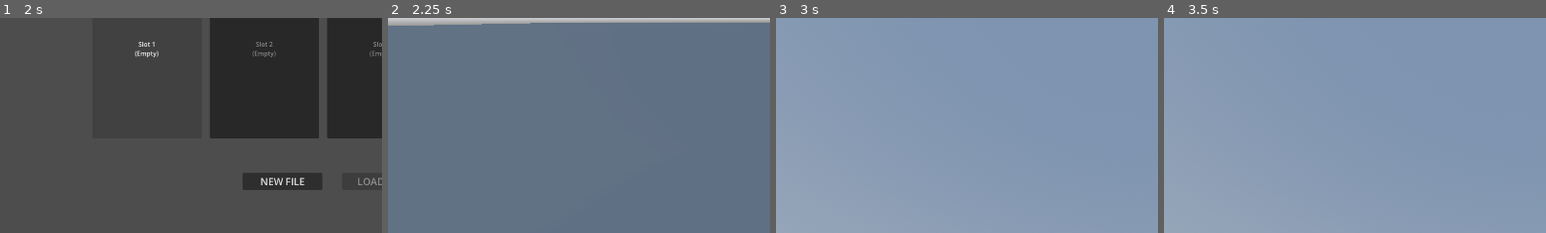
Above: before the commit, frames 1-4 (left to right).
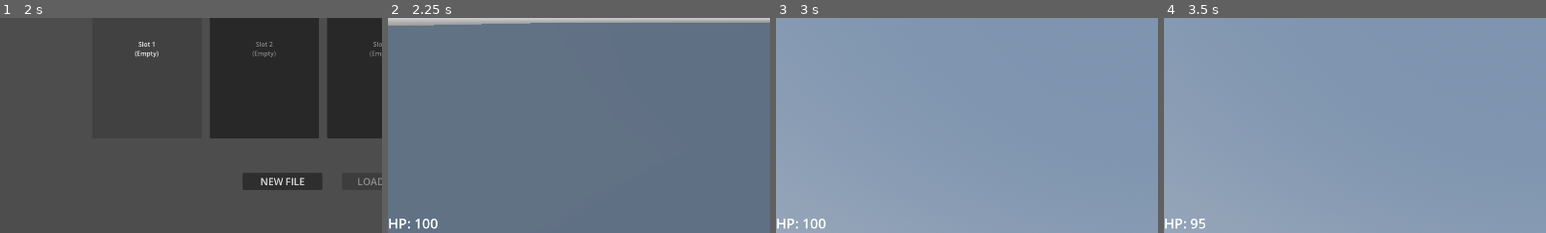
Above: after the commit, the same moments.

Repository: birot-the-brave/CITY-41-GODOT
Game: Godot game, scene res://scenes/main/SceneHandler.tscn
The game is run twice, just before and just after one commit, with the same random seed, the same clock (stepped at 60 frames per second) and the same inputs.
Inputs (mouse positions are % of the whole screen's width and height, from its top left):
- Up to frame 1 (2 s): click "PLAY" at 0.5 s; click "Slot 1 (Empty)" at 1.25 s
- Up to frame 2 (2.25 s): click "NEW FILE" at 2 s
- Up to frame 3 (3 s): tap Enter at 2.75 s; move the mouse to (55, 50) at 2.77 s; press the mouse at (55, 50) at 2.78 s; hold W (Forward) from 2.78 s (still down)
- Up to frame 4 (3.5 s): keep holding W (Forward); tap Space (Jump) at 3.02, 3.32 s; tap Q (WeaponWheel, bound only after the commit) at 3.05 s
The pictures show only the part of the screen within x 0-50%, y 50-100%; the shares and areas given below are measured in that part.

Frame 1 is identical in both runs. In frame 2, 0.3% of the frame differs, in the area x 0-13%, y 93-99%; in frame 3, 0.2%; in frame 4, 0.2%.
Error before the commit: Parse Error: Identifier "weapon_holder" not declared in the current scope. (res://scripts/characters/WeaponHolder.gd:10)

Commit message:
weapon system jank
its like working, gun stats save and health saves properly. kinda goated ngl. but uh its like hard to see some things and it needs a lot of work with visuals rn

Diff:
--- /dev/null
+++ b/WeaponLoadoutSlot.gd
@@ -0,0 +1,25 @@
+extends TextureRect
+
+signal reordered(from_index: int, to_index: int)
+
+var weapon_id: String
+var slot_index: int
+
+func set_weapon(id: String, index: int) -> void:
+	weapon_id = id
+	slot_index = index
+	texture = WeaponDatabase.DATABASE[id].icon
+	custom_minimum_size = Vector2(64, 64)
+
+func _get_drag_data(_at_position: Vector2) -> Variant:
+	var preview := TextureRect.new()
+	preview.texture = texture
+	preview.custom_minimum_size = Vector2(64, 64)
+	set_drag_preview(preview)
+	return slot_index
+
+func _can_drop_data(_at_position: Vector2, data: Variant) -> bool:
+	return typeof(data) == TYPE_INT
+
+func _drop_data(_at_position: Vector2, data: Variant) -> void:
+	reordered.emit(data, slot_index)
--- a/project.godot
+++ b/project.godot
@@ -38,7 +38,7 @@
 
 [editor_plugins]
 
-enabled=PackedStringArray("res://addons/godot_super-wakatime/plugin.cfg", "res://addons/quest_system/plugin.cfg")
+enabled=PackedStringArray("res://addons/godot_super-wakatime/plugin.cfg")
 
 [input]
 
@@ -77,14 +77,19 @@
 "events": [Object(InputEventKey,"resource_local_to_scene":false,"resource_name":"","device":-1,"window_id":0,"alt_press …(195 unchanged characters)…
 ]
 }
-save={
+WeaponWheel={
 "deadzone": 0.2,
-"events": [Object(InputEventKey,"resource_local_to_scene":fa …(141 unchanged characters)… ":false,"keycode":0,"physical_keycode":89,"key_label":0,"unicode":121,"location":0,"echo":false,"script":null)
+"events": [Object(InputEventKey,"resource_local_to_scene":fa …(141 unchanged characters)… ":false,"keycode":0,"physical_keycode":81,"key_label":0,"unicode":113,"location":0,"echo":false,"script":null)
 ]
 }
-load={
+Fire={
 "deadzone": 0.2,
-"events": [Object(InputEventKey,"resource_local_to_scene":false,"resource_name":"","device":-1,"window_id":0,"alt_pressed":false,"shift_pressed":false,"ctrl_pressed":false,"meta_pressed":false,"pressed":false,"keycode":0,"physical_keycode":84,"key_label":0,"unicode":116,"location":0,"echo":false,"script":null)
+"events": [Object(InputEventMouseButton,"resource_local_to_scene":false,"resource_name":"","device":-1,"window_id":0,"alt_pressed":false,"shift_pressed":false,"ctrl_pressed":false,"meta_pressed":false,"button_mask":0,"position":Vector2(0, 0),"global_position":Vector2(0, 0),"factor":1.0,"button_index":1,"canceled":false,"pressed":false,"double_click":false,"script":null)
+]
+}
+Reload={
+"deadzone": 0.2,
+"events": [Object(InputEventKey,"resource_local_to_scene":false,"resource_name":"","device":-1,"window_id":0,"alt_pressed":false,"shift_pressed":false,"ctrl_pressed":false,"meta_pressed":false,"pressed":false,"keycode":0,"physical_keycode":82,"key_label":0,"unicode":114,"location":0,"echo":false,"script":null)
 ]
 }
 
--- a/scenes/characters/Player_CHR.tscn
+++ b/scenes/characters/Player_CHR.tscn
@@ -1,14 +1,23 @@
 [gd_scene format=3 uid="uid://bimjppqif0wvi"]
 
 [ext_resource type="Script" uid="uid://ppw1t77rygpo" path="res://scripts/characters/Player_CHR.gd" id="1_hhusb"]
-[ext_resource type="Script" uid="uid://ds5s5ivs2ighh" path="res://scripts/characters/WeaponHolder.gd" id="2_x8bas"]
+[ext_resource type="Script" uid="uid://ds5s5ivs2ighh" path="res://scripts/weapons/WeaponManager.gd" id="2_x8bas"]
+[ext_resource type="PackedScene" uid="uid://bq0bxbyyu6cwe" path="res://scenes/ui/WeaponWheel.tscn" id="3_xsoho"]
+[ext_resource type="Script" uid="uid://dmit76v3chqq8" path="res://scripts/ui/HUD.gd" id="4_0spdo"]
 
 [sub_resource type="CapsuleShape3D" id="CapsuleShape3D_1wc8l"]
 
 [sub_resource type="CapsuleMesh" id="CapsuleMesh_1wc8l"]
 
-[node name="Player_CHR" type="CharacterBody3D" unique_id=374412116]
+[node name="Player_CHR" type="CharacterBody3D" unique_id=374412116 node_paths=PackedStringArray("weapon_wheel", "weapon_manager")]
 script = ExtResource("1_hhusb")
+weapon_wheel = NodePath("WeaponWheel")
+weapon_manager = NodePath("WeaponManager")
+
+[node name="WeaponManager" type="Node3D" parent="." unique_id=704154154 node_paths=PackedStringArray("weapon_holder")]
+transform = Transform3D(1, 0, 0, 0, 1, 0, 0, 0, 1, 0, 1.5, 0)
+script = ExtResource("2_x8bas")
+weapon_holder = NodePath("../Head/Camera3D/WeaponHolder")
 
 [node name="PlayerCollision" type="CollisionShape3D" parent="." unique_id=1903573342]
 transform = Transform3D(1, 0, 0, 0, 1, 0, 0, 0, 1, 0, 1, 0)
@@ -21,10 +30,47 @@
 fov = 90.0
 
 [node name="WeaponHolder" type="Node3D" parent="Head/Camera3D" unique_id=120730938]
-script = ExtResource("2_x8bas")
 
 [node name="PlayerModel" type="Node3D" parent="." unique_id=495204319]
 
 [node name="MeshInstance3D" type="MeshInstance3D" parent="PlayerModel" unique_id=1805134891]
 transform = Transform3D(1, 0, 0, 0, 1, 0, 0, 0, 1, 0, 1, 0)
 mesh = SubResource("CapsuleMesh_1wc8l")
+
+[node name="WeaponWheel" parent="." unique_id=244135502 instance=ExtResource("3_xsoho")]
+
+[node name="HUD" type="Control" parent="." unique_id=740812612]
+layout_mode = 3
+anchors_preset = 15
+anchor_right = 1.0
+anchor_bottom = 1.0
+grow_horizontal = 2
+grow_vertical = 2
+size_flags_horizontal = 4
+size_flags_vertical = 4
+mouse_filter = 2
+script = ExtResource("4_0spdo")
+
+[node name="HealthLabel" type="Label" parent="HUD" unique_id=250108912]
+layout_mode = 1
+anchors_preset = 2
+anchor_top = 1.0
+anchor_bottom = 1.0
+offset_top = -23.0
+offset_right = 40.0
+grow_vertical = 0
+theme_override_font_sizes/font_size = 35
+
+[node name="AmmoLabel" type="Label" parent="HUD" unique_id=1480881523]
+layout_mode = 1
+anchors_preset = 3
+anchor_left = 1.0
+anchor_top = 1.0
+anchor_right = 1.0
+anchor_bottom = 1.0
+offset_left = -39.0
+offset_top = -69.0
+offset_right = 1.0
+grow_horizontal = 0
+grow_vertical = 0
+theme_override_font_sizes/font_size = 35
--- a/scenes/ui/PauseMenu.tscn
+++ b/scenes/ui/PauseMenu.tscn
@@ -1,6 +1,7 @@
 [gd_scene format=3 uid="uid://b2ygesd7k72pb"]
 
 [ext_resource type="Script" uid="uid://3tee4v0ybcyo" path="res://scripts/ui/PauseMenu.gd" id="1_vb6pq"]
+[ext_resource type="Script" uid="uid://cnhjap41k0bxj" path="res://scripts/ui/WeaponLoadout.gd" id="2_7ida2"]
 
 [node name="PauseMenu" type="Control" unique_id=2091094999]
 process_mode = 3
@@ -47,8 +48,16 @@
 theme_override_font_sizes/font_size = 30
 text = "RESUME"
 
-[node name="Quit" type="Button" parent="MainPausePanel/VBoxContainer" unique_id=463200539]
+[node name="Weapons" type="Button" parent="MainPausePanel/VBoxContainer" unique_id=1920451272]
 layout_mode = 2
+size_flags_horizontal = 4
+theme_override_font_sizes/font_size = 30
+text = "WEAPONS
+"
+
+[node name="Quit" type="Button" parent="MainPausePanel/VBoxContainer" unique_id=630640716]
+layout_mode = 2
+size_flags_horizontal = 4
 theme_override_font_sizes/font_size = 30
 text = "QUIT
 "
@@ -99,3 +108,16 @@
 size_flags_vertical = 4
 theme_override_font_sizes/font_size = 25
 text = "CANCEL"
+
+[node name="WeaponsPanel" type="Control" parent="." unique_id=2016704318]
+anchors_preset = 0
+offset_left = 919.5
+offset_top = 569.0
+offset_right = 959.5
+offset_bottom = 609.0
+script = ExtResource("2_7ida2")
+
+[node name="SlotContainer" type="HBoxContainer" parent="WeaponsPanel" unique_id=1306039476]
+layout_mode = 0
+offset_right = 40.0
+offset_bottom = 40.0
--- /dev/null
+++ b/scenes/ui/WeaponLoadoutSlot.tscn
@@ -0,0 +1,8 @@
+[gd_scene format=3 uid="uid://glmlrexnqj8x"]
+
+[ext_resource type="Script" uid="uid://cfg62ojlgxvlk" path="res://WeaponLoadoutSlot.gd" id="1_ljpgn"]
+
+[node name="WeaponLoadoutSlot" type="TextureRect" unique_id=436658936]
+offset_right = 40.0
+offset_bottom = 40.0
+script = ExtResource("1_ljpgn")
--- a/scenes/ui/WeaponWheel.tscn
+++ b/scenes/ui/WeaponWheel.tscn
@@ -10,3 +10,8 @@
 grow_horizontal = 2
 grow_vertical = 2
 script = ExtResource("1_6454f")
+
+[node name="SlotContainer" type="Control" parent="." unique_id=97835489]
+anchors_preset = 0
+offset_right = 40.0
+offset_bottom = 40.0
--- a/scripts/characters/Player_CHR.gd
+++ b/scripts/characters/Player_CHR.gd
@@ -9,11 +9,15 @@
 
 @onready var camera_pivot: Node3D = $Head
 
+@export var weapon_wheel: Control
+@export var weapon_manager: Node3D
+
 func _ready() -> void:
 	position = PlayerData.position
 	Input.mouse_mode = Input.MOUSE_MODE_CAPTURED
 	GameEvents.pause_requested.connect(_on_paused)
 	GameEvents.game_resumed.connect(_on_resumed)
+	$HUD.connect_weapon_manager(weapon_manager)
 
 func _on_paused() -> void:
 	Input.mouse_mode = Input.MOUSE_MODE_VISIBLE
@@ -26,10 +30,30 @@
 		GameEvents.pause_requested.emit()
 		get_viewport().set_input_as_handled()
 
+	if event.is_action_pressed("WeaponWheel"):
+		_open_weapon_wheel()
+	if event.is_action_released("WeaponWheel"):
+		_close_weapon_wheel()
+
 	if event is InputEventMouseMotion and Input.mouse_mode == Input.MOUSE_MODE_CAPTURED:
 		rotate_y(-event.relative.x * MOUSE_SENSITIVITY)
 		camera_pivot.rotate_x(-event.relative.y * MOUSE_SENSITIVITY)
 		camera_pivot.rotation.x = clamp(camera_pivot.rotation.x, PITCH_MIN, PITCH_MAX)
+
+func _open_weapon_wheel() -> void:
+	if PlayerData.weapons["wheel_order"].is_empty():
+		return
+	Input.mouse_mode = Input.MOUSE_MODE_VISIBLE
+	Engine.time_scale = 0.15
+	weapon_wheel.open()
+
+func _close_weapon_wheel() -> void:
+	var id: String = weapon_wheel.get_selected_id()
+	weapon_wheel.close()
+	Engine.time_scale = 1.0
+	Input.mouse_mode = Input.MOUSE_MODE_CAPTURED
+	if id != "":
+		weapon_manager.equip_weapon(id)
 
 func _physics_process(delta: float) -> void:
 	if not is_on_floor():
@@ -38,6 +62,7 @@
 	if Input.is_action_just_pressed("Jump") and is_on_floor():
 		velocity.y = JUMP_VELOCITY
 		PlayerData.health = clamp(PlayerData.health - 5, 0, 100)
+		PlayerData.unlock_weapon("handgun")
 
 	if !Input.is_action_pressed("Sprint"):
 		speed = WALK_SPEED
--- a/scripts/characters/WeaponHolder.gd
+++ /dev/null
@@ -1,12 +0,0 @@
-extends Node3D
-
-var current_weapon
-
-func equip_weapon(id):
-	if current_weapon:
-		current_weapon.queue_free()
-	var scene = WeaponDatabase.DATABASE[id].scene
-	current_weapon = scene.instantiate()
-	weapon_holder.add_child(current_weapon)
-	#chatgpt on ur phone has the rest of the stuff, 90% sure that
-	#this is meant to go in playerdata or the normal player_chr script lol
--- a/scripts/global/PlayerData.gd
+++ b/scripts/global/PlayerData.gd
@@ -1,4 +1,6 @@
 extends Node
+
+signal health_changed(value: int)
 
 const KEY_HEALTH: String = "health"
 const KEY_MISSIONS: String = "missions"
@@ -11,27 +13,43 @@
 var current_slot: int = 0
 
 # player variables
-var health: int = 100
+var health: int = 100:
+	set(value):
+		health = clamp(value, 0, 100)
+		health_changed.emit(health)
+	get:
+		return health
 var missions: int = 0
 var position: Vector3 = Vector3.ZERO
 var weapons: Dictionary = {
 	"owned": [],
-
-	"eqiupped": "",
-
+	"equipped": "",
+	"wheel_order": [],
 	"state": {}
 }
 
-func unloack_weapon(id:String):
+func unlock_weapon(id: String) -> void:
 	if weapons["owned"].has(id):
 		return
 	weapons["owned"].append(id)
+	weapons["wheel_order"].append(id)  # auto-add to end of wheel; player can reorder later
 
-	var db = WeaponDatabase.DATABASE[id]
+	var db: Dictionary = WeaponDatabase.DATABASE[id]
 	weapons["state"][id] = {
 		"magazine": db.stats.mag_size,
 		"reserve": db.stats.reserves,
 	}
+
+func owns_weapon(id: String) -> bool:
+	return weapons["owned"].has(id)
+
+func set_wheel_order(order: Array) -> void:
+	weapons["wheel_order"] = order
+
+func equip(id: String) -> void:
+	if not owns_weapon(id):
+		return
+	weapons["equipped"] = id
 
 func get_save_path(slot: int) -> String:
 	return SAVE_DIR + "slot_%d.json" % slot
@@ -43,6 +61,7 @@
 		KEY_POS_X: position.x,
 		KEY_POS_Y: position.y,
 		KEY_POS_Z: position.z,
+		KEY_WEAPONS: weapons,
 	}
 	var err: Error = FileHandler.store_json_file(save_data, get_save_path(slot), true)
 	if err != OK:
@@ -54,24 +73,15 @@
 	if err != OK:
 		push_error("Could not load player data: ", error_string(err))
 		return
-
 	err = verify_save_data(save_data)
 	if err != OK:
 		push_error("Invalid save file structure")
 		return
-
 	health = save_data[KEY_HEALTH]
 	missions = save_data[KEY_MISSIONS]
 	position = Vector3(save_data[KEY_POS_X], save_data[KEY_POS_Y], save_data[KEY_POS_Z])
+	weapons = save_data.get(KEY_WEAPONS, {"owned": [], "equipped": "", "wheel_order": [], "state": {}})
 	current_slot = slot
-
-func delete_save(slot: int) -> void:
-	var path: String = get_save_path(slot)
-	if FileAccess.file_exists(path):
-		DirAccess.remove_absolute(path)
-
-func save_exists(slot: int) -> bool:
-	return FileAccess.file_exists(get_save_path(slot))
 
 func verify_save_data(save_data: Dictionary) -> Error:
 	if not save_data.has(KEY_HEALTH):
@@ -81,3 +91,11 @@
 	if not save_data.has(KEY_POS_X) or not save_data.has(KEY_POS_Y) or not save_data.has(KEY_POS_Z):
 		return ERR_DOES_NOT_EXIST
 	return OK
+
+func delete_save(slot: int) -> void:
+	var path: String = get_save_path(slot)
+	if FileAccess.file_exists(path):
+		DirAccess.remove_absolute(path)
+
+func save_exists(slot: int) -> bool:
+	return FileAccess.file_exists(get_save_path(slot))
--- a/scripts/global/WeaponDatabase.gd
+++ b/scripts/global/WeaponDatabase.gd
@@ -1,15 +1,15 @@
 extends Node
 
-const DATABASE: Dictionary = {
+var DATABASE: Dictionary = {
 	"handgun": {
-		"name": "",
-		"scene": "",# preload("")
-		"icon": "", # preload("")
+		"name": "Handgun",
+		"scene": load("res://weapons/handgun/Handgun.tscn"),
+		"icon": preload("res://weapons/handgun/HandgunIcon.png"),
 		"stats": {
-			"body_dmg": "",
-			"head_dmg": "",
-			"mag_size": "",
-			"reserves": ""
+			"body_dmg": 15,
+			"head_dmg": 40,
+			"mag_size": 12,
+			"reserves": 60
 		}
 	},
 	"submachine": {
--- /dev/null
+++ b/scripts/ui/HUD.gd
@@ -0,0 +1,28 @@
+extends Control  # change to CanvasLayer/Node if that's what HUD actually is
+
+@onready var health_label: Label = $HealthLabel
+@onready var ammo_label: Label = $AmmoLabel
+
+var current_weapon_ref: Node3D
+
+func _ready() -> void:
+	PlayerData.health_changed.connect(_on_health_changed)
+	_on_health_changed(PlayerData.health)
+	ammo_label.text = ""
+
+func _on_health_changed(value: int) -> void:
+	health_label.text = "HP: %d" % value
+
+func connect_weapon_manager(weapon_manager: Node3D) -> void:
+	weapon_manager.weapon_equipped.connect(_on_weapon_equipped)
+
+func _on_weapon_equipped(weapon: Node3D) -> void:
+	if current_weapon_ref and current_weapon_ref.ammo_changed.is_connected(_on_ammo_changed):
+		current_weapon_ref.ammo_changed.disconnect(_on_ammo_changed)
+
+	current_weapon_ref = weapon
+	current_weapon_ref.ammo_changed.connect(_on_ammo_changed)
+	_on_ammo_changed(weapon.magazine, weapon.reserve)
+
+func _on_ammo_changed(magazine: int, reserve: int) -> void:
+	ammo_label.text = "%d / %d" % [magazine, reserve]
--- a/scripts/ui/PauseMenu.gd
+++ b/scripts/ui/PauseMenu.gd
@@ -1,13 +1,14 @@
 extends Control
-
 signal resume_pressed
 signal save_and_quit_pressed
 signal quit_without_saving_pressed
 
 @onready var main_panel: Control = $MainPausePanel
 @onready var quit_confirm_panel: Control = $QuitConfirmPanel
+@onready var weapons_panel: Control = $WeaponsPanel
 
 @onready var resume_button: Button = $MainPausePanel/VBoxContainer/Resume
+@onready var weapons_button: Button = $MainPausePanel/VBoxContainer/Weapons
 @onready var quit_button: Button = $MainPausePanel/VBoxContainer/Quit
 
 @onready var save_and_exit_button: Button = $QuitConfirmPanel/VBoxContainer/QuitHbox/SaveAndExit
@@ -16,8 +17,10 @@
 
 func _ready() -> void:
 	quit_confirm_panel.hide()
+	weapons_panel.hide()
 
 	resume_button.pressed.connect(func(): resume_pressed.emit())
+	weapons_button.pressed.connect(_show_weapons_panel)
 	quit_button.pressed.connect(_show_quit_confirm)
 
 	save_and_exit_button.pressed.connect(func(): save_and_quit_pressed.emit())
@@ -32,10 +35,21 @@
 	quit_confirm_panel.hide()
 	main_panel.show()
 
+func _show_weapons_panel() -> void:
+	main_panel.hide()
+	weapons_panel.refresh()
+	weapons_panel.show()
+
+func _hide_weapons_panel() -> void:
+	weapons_panel.hide()
+	main_panel.show()
+
 func _unhandled_input(event: InputEvent) -> void:
 	if event.is_action_pressed("Pause"):
 		if quit_confirm_panel.visible:
 			_hide_quit_confirm()
+		elif weapons_panel.visible:
+			_hide_weapons_panel()
 		else:
 			resume_pressed.emit()
 		get_viewport().set_input_as_handled()
--- /dev/null
+++ b/scripts/ui/WeaponLoadout.gd
@@ -0,0 +1,27 @@
+extends Control
+
+@onready var slot_container: HBoxContainer = $SlotContainer  # adjust path
+const SLOT_SCENE := preload("res://scenes/ui/WeaponLoadoutSlot.tscn")  # see below
+
+func refresh() -> void:
+	for child in slot_container.get_children():
+		child.queue_free()
+
+	var order: Array = PlayerData.weapons["wheel_order"]
+	if order.is_empty():
+		var label := Label.new()
+		label.text = "No weapons unlocked yet."
+		slot_container.add_child(label)
+		return
+
+	for i in range(order.size()):
+		var slot: Control = SLOT_SCENE.instantiate()
+		slot.set_weapon(order[i], i)
+		slot.reordered.connect(_on_slot_reordered)
+		slot_container.add_child(slot)
+func _on_slot_reordered(from_index: int, to_index: int) -> void:
+	var order: Array = PlayerData.weapons["wheel_order"]
+	var id: String = order.pop_at(from_index)
+	order.insert(to_index, id)
+	PlayerData.set_wheel_order(order)
+	refresh()
--- a/scripts/ui/WeaponWheel.gd
+++ b/scripts/ui/WeaponWheel.gd
@@ -1,11 +1,82 @@
 extends Control
 
+var slot_nodes: Array[TextureRect] = []
+var selected_index: int = -1
 
-# Called when the node enters the scene tree for the first time.
+@onready var slot_container: Control = $SlotContainer
+
 func _ready() -> void:
-	pass # Replace with function body.
+	hide()
 
+func open() -> void:
+	_build_slots()
+	selected_index = -1
+	show()
 
-# Called every frame. 'delta' is the elapsed time since the previous frame.
-func _process(delta: float) -> void:
-	pass
+func close() -> void:
+	hide()
+
+func get_selected_id() -> String:
+	var order: Array = PlayerData.weapons["wheel_order"]
+	if selected_index == -1 or selected_index >= order.size():
+		return ""
+	return order[selected_index]
+
+func _build_slots() -> void:
+	for child in slot_container.get_children():
+		child.queue_free()
+	slot_nodes.clear()
+
+	var order: Array = PlayerData.weapons["wheel_order"]
+	var count: int = order.size()
+	if count == 0:
+		return
+
+	var radius: float = 150.0
+	var center: Vector2 = size / 2.0
+
+	for i in range(count):
+		var id: String = order[i]
+		var angle: float = (TAU / count) * i - PI / 2.0
+		var pos: Vector2 = center + Vector2(cos(angle), sin(angle)) * radius
+
+		var icon := TextureRect.new()
+		icon.texture = WeaponDatabase.DATABASE[id].icon
+		icon.custom_minimum_size = Vector2(64, 64)
+		icon.position = pos - icon.custom_minimum_size / 2.0
+		slot_container.add_child(icon)
+		slot_nodes.append(icon)
+
+func _process(_delta: float) -> void:
+	if not visible:
+		return
+	_update_selection()
+
+func _update_selection() -> void:
+	var order: Array = PlayerData.weapons["wheel_order"]
+	var count: int = order.size()
+	if count == 0:
+		return
+
+	var center: Vector2 = size / 2.0
+	var dir: Vector2 = get_local_mouse_position() - center
+
+	if dir.length() < 20.0:
+		selected_index = -1
+		_update_highlight()
+		return
+
+	var angle: float = dir.angle() + PI / 2.0
+	if angle < 0:
+		angle += TAU
+
+	var slice: float = TAU / count
+	var index: int = int(round(angle / slice)) % count
+
+	if index != selected_index:
+		selected_index = index
+		_update_highlight()
+
+func _update_highlight() -> void:
+	for i in range(slot_nodes.size()):
+		slot_nodes[i].modulate = Color.WHITE if i == selected_index else Color(0.6, 0.6, 0.6)
--- /dev/null
+++ b/scripts/weapons/Weapon.gd
@@ -0,0 +1,11 @@
+extends Node3D
+@export var weapon_id: String
+signal ammo_changed(magazine: int, reserve: int)
+
+var magazine
+var reserve
+
+func save_state() -> void:
+	PlayerData.weapons["state"][weapon_id]["magazine"] = magazine
+	PlayerData.weapons["state"][weapon_id]["reserve"] = reserve
+	ammo_changed.emit(magazine, reserve)
--- /dev/null
+++ b/scripts/weapons/WeaponManager.gd
@@ -0,0 +1,30 @@
+extends Node3D
+@export var weapon_holder: Node3D
+var current_weapon: Node3D
+signal weapon_equipped(weapon: Node3D)
+
+func equip_weapon(id: String) -> void:
+	if current_weapon:
+		current_weapon.save_state()
+		current_weapon.queue_free()
+
+	var scene: PackedScene = WeaponDatabase.DATABASE[id].scene
+	current_weapon = scene.instantiate()
+	current_weapon.weapon_id = id
+	current_weapon.set_stats(WeaponDatabase.DATABASE[id].stats)
+	weapon_holder.add_child(current_weapon)
+	load_weapon_state(id)
+
+	PlayerData.equip(id)
+	weapon_equipped.emit(current_weapon)
+
+func load_weapon_state(id: String) -> void:
+	var state: Dictionary = PlayerData.weapons["state"][id]
+	current_weapon.magazine = state["magazine"]
+	current_weapon.reserve = state["reserve"]
+
+func equip_current() -> void:
+	var id: String = PlayerData.weapons["equipped"]
+	if id == "":
+		return
+	equip_weapon(id)
--- /dev/null
+++ b/weapons/handgun/Handgun.gd
@@ -0,0 +1,69 @@
+extends "res://scripts/weapons/Weapon.gd"
+
+@export var fire_rate: float = 0.25
+@export var reload_time: float = 1.2
+
+var can_fire: bool = true
+var is_reloading: bool = false
+var stats: Dictionary = {}
+
+func set_stats(s: Dictionary) -> void:
+	stats = s
+
+func _get_stats() -> Dictionary:
+	return WeaponDatabase.DATABASE[weapon_id].stats
+
+func _physics_process(_delta: float) -> void:
+	if is_reloading:
+		return
+
+	if Input.is_action_pressed("Fire") and can_fire:
+		_fire()
+
+	if Input.is_action_just_pressed("Reload"):
+		_reload()
+
+func _fire() -> void:
+	if magazine <= 0:
+		_reload()
+		return
+
+	can_fire = false
+	magazine -= 1
+
+	var camera: Camera3D = get_viewport().get_camera_3d()
+	if camera:
+		var from: Vector3 = camera.global_position
+		var to: Vector3 = from + camera.global_transform.basis.z * -100.0
+
+		var query := PhysicsRayQueryParameters3D.create(from, to)
+		var result: Dictionary = get_world_3d().direct_space_state.intersect_ray(query)
+
+		if result.has("collider"):
+			var target: Object = result["collider"]
+			var stats: Dictionary = _get_stats()
+			if target.has_method("take_damage"):
+				target.take_damage(stats.get("body_dmg", 0))
+
+	save_state()
+
+	await get_tree().create_timer(fire_rate).timeout
+	can_fire = true
+
+func _reload() -> void:
+	var stats: Dictionary = _get_stats()
+	var mag_size: int = stats.get("mag_size", 0)
+	var needed: int = mag_size - magazine
+
+	if needed <= 0 or reserve <= 0:
+		return
+
+	is_reloading = true
+	await get_tree().create_timer(reload_time).timeout
+
+	var amount: int = min(needed, reserve)
+	magazine += amount
+	reserve -= amount
+	is_reloading = false
+
+	save_state()
--- /dev/null
+++ b/weapons/handgun/Handgun.tscn
@@ -0,0 +1,6 @@
+[gd_scene format=3 uid="uid://67b7hpiqo046"]
+
+[ext_resource type="Script" uid="uid://b5ah1npql0f5s" path="res://weapons/handgun/Handgun.gd" id="1_fdqpl"]
+
+[node name="Handgun" type="Node3D" unique_id=906149483]
+script = ExtResource("1_fdqpl")
Not shown, added: WeaponLoadoutSlot.gd.uid
Not shown, added: scripts/ui/HUD.gd.uid
Not shown, added: scripts/ui/WeaponLoadout.gd.uid
Not shown, added: scripts/weapons/Weapon.gd.uid
Renamed: scripts/characters/WeaponHolder.gd.uid -> scripts/weapons/WeaponManager.gd.uid
Not shown, added: weapons/handgun/Handgun.gd.uid
Binary file added: weapons/handgun/HandgunIcon.png
Not shown, added: weapons/handgun/HandgunIcon.png.import
Not shown, added: weapons/handgun/Handgun.tscn3834826388.tmp
